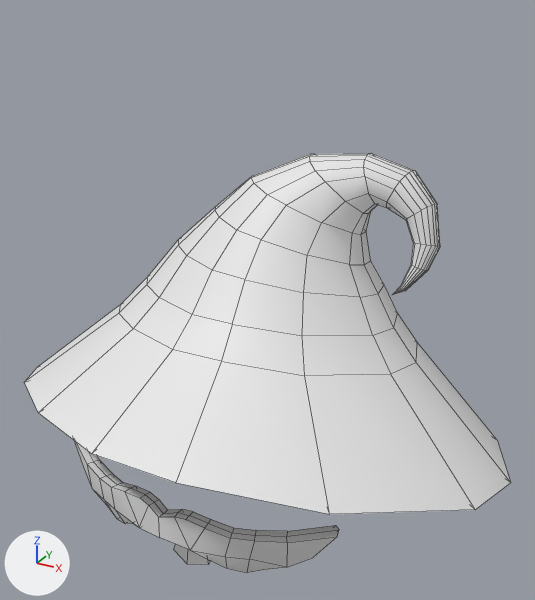
The FBX model Assets/Models/Bedroom_Stuffs/Witch_Hat_2.fbx, before and after one commit.
Rendered twice from a 50 mm lens placed at (0.594, -1.039, 0.93), pointed at (0.02, 0.004, 0.408). Every picture has the same lights, and +X, +Y and +Z are marked at lower left. The first picture is the older version. Mesh edges are drawn as thin lines. Where no turn or scale is listed for an object, it has been applied to the vertices.

In view in the first picture: 'Witch_Hat_2'.
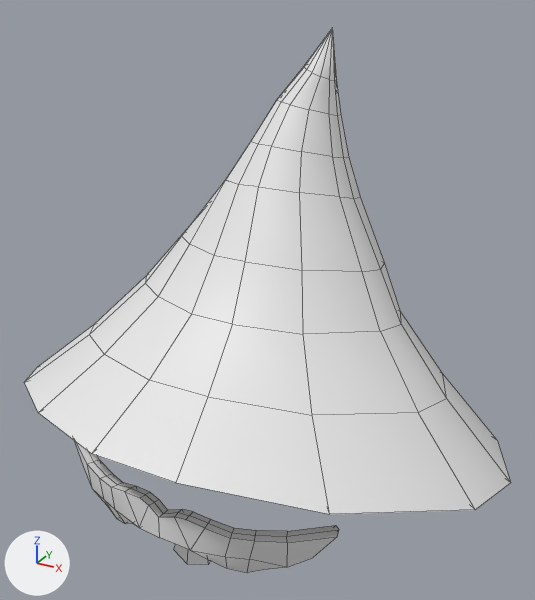
Edits to the scene script, one JSON object a line:
```json
{"block": "me_witch_hat_2_001", "where": "# used by ob_witch_hat_2; location = (0.0, 0.0, 0.0)"}
{"op": "remove", "block": "me_witch_hat_2_001", "code": "me_witch_hat_2_001.from_pydata(...)  # 326 vertices, 336 faces; spans x -0.434..0.466, y -0.388..0.412, z 0.005..0.662"}
{"op": "add", "block": "me_witch_hat_2_001", "code": "me_witch_hat_2_001.from_pydata(...)  # 246 vertices, 256 faces; spans x -0.434..0.466, y -0.388..0.412, z 0.005..0.854"}
{"block": "me_witch_hat_2_001", "change": "me_witch_hat_2_001 part 1"}
{"block": "me_witch_hat_2_001", "change": "81 vertices are removed from x 0.201..0.295, y 0.041..0.135, z 0.447..0.643"}
{"block": "me_witch_hat_2_001", "change": "96 faces are deleted"}
{"block": "me_witch_hat_2_001", "change": "108 vertices move from x -0.285..0.284, y -0.202..0.282, z 0.283..0.662 to x -0.331..0.343, y -0.259..0.324, z 0.224..0.794"}
{"block": "me_witch_hat_2_001", "change": "1 vertex is added at (0.087, 0.095, 0.854)"}
{"block": "me_witch_hat_2_001", "change": "16 new faces join them"}
```

Pixel boxes (x1, y1, x2, y2) of what changed, in the pictures (535 x 600 px; the box of a moved part takes in the faces that stretch with it):
```json
{"object": "Witch_Hat_2", "change": "reshaped", "before": [24, 153, 511, 573], "after": [24, 27, 511, 573], "on screen": "30% taller"}
{"part": 1, "of": "me_witch_hat_2_001", "change": "moved or reshaped", "before": [87, 153, 501, 499], "after": [87, 27, 501, 499]}
```
